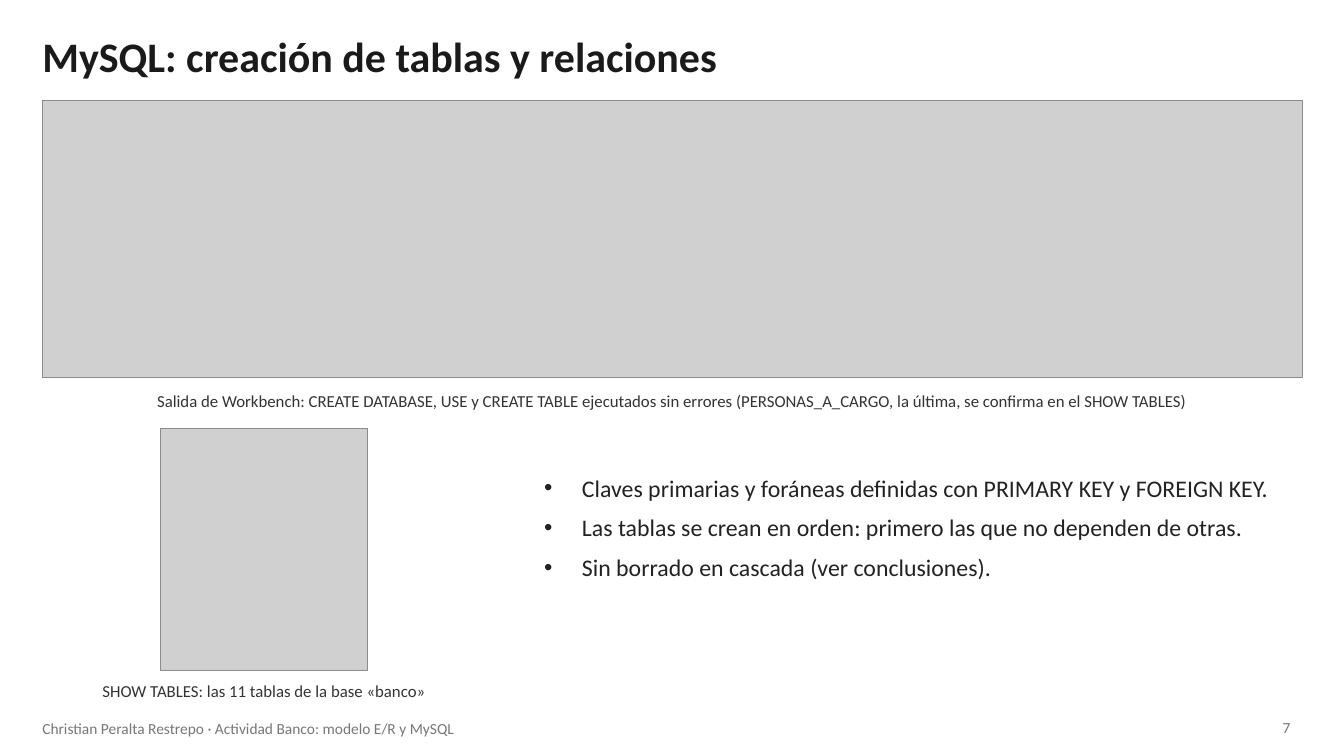
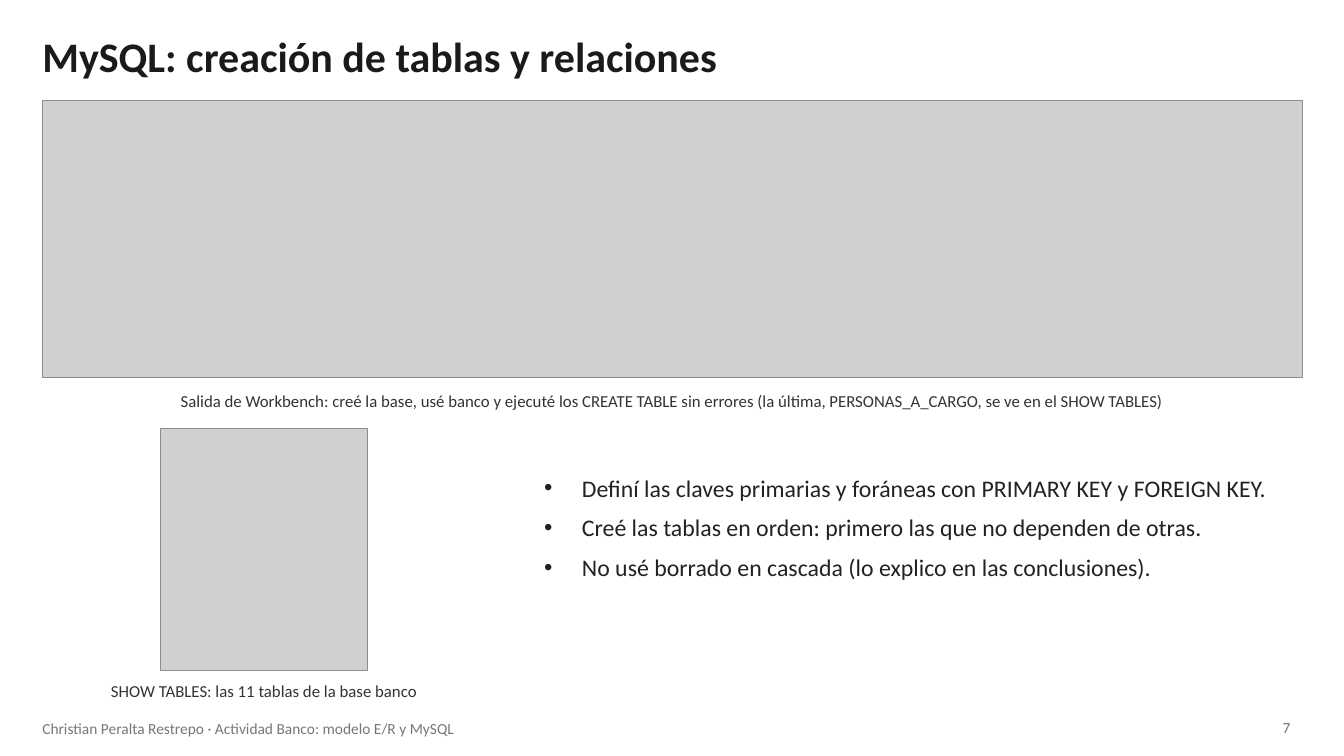
Before and after one commit to christiansan141/CuerpoTeo, a slide deck: slide 7 of Actividad_Banco_ChristianPeralta.pptx. Drawn at 1344x756 pixels with LibreOffice and Linux fonts; fonts in the diff are those of the drawing; grey boxes stand for pictures. Boxes give left, top, right and bottom in pixels: in the first picture for what was removed or moved away, otherwise in the second. Text is boxed around its words. In the diff, an @@ line names an element or a change of style, - is before the commit and + after.

```diff
--- a/Actividad_Banco_ChristianPeralta.pptx
+++ b/Actividad_Banco_ChristianPeralta.pptx
@@ text at [181,395,1162,410]: text changed @@
-Salida de Workbench: CREATE DATABASE, USE y CREATE TABLE ejecutados sin errores (PERSONAS_A_CARGO, la última, se confirma en el SHOW TABLES)
+Salida de Workbench: creé la base, usé banco y ejecuté los CREATE TABLE sin errores (la última, PERSONAS_A_CARGO, se ve en el SHOW TABLES)
@@ text at [582,480,1266,580]: text changed @@
-• Claves primarias y foráneas definidas con PRIMARY KEY y FOREIGN KEY.
-• Las tablas se crean en orden: primero las que no dependen de otras.
-• Sin borrado en cascada (ver conclusiones).
+• Definí las claves primarias y foráneas con PRIMARY KEY y FOREIGN KEY.
+• Creé las tablas en orden: primero las que no dependen de otras.
+• No usé borrado en cascada (lo explico en las conclusiones).
@@ text at [111,685,416,697]: text changed @@
-SHOW TABLES: las 11 tablas de la base «banco»
+SHOW TABLES: las 11 tablas de la base banco
```
Also in this commit, not shown: 11 other slides changed, 1 other file.
